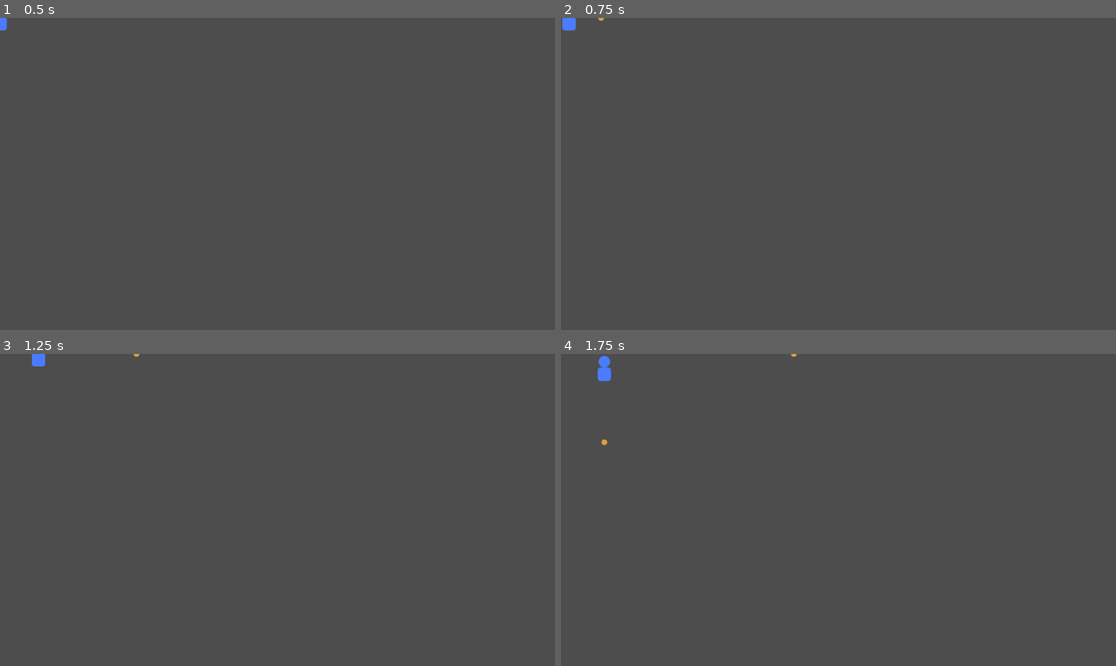
Above: before the commit, frames 1-4 (two rows, left to right).
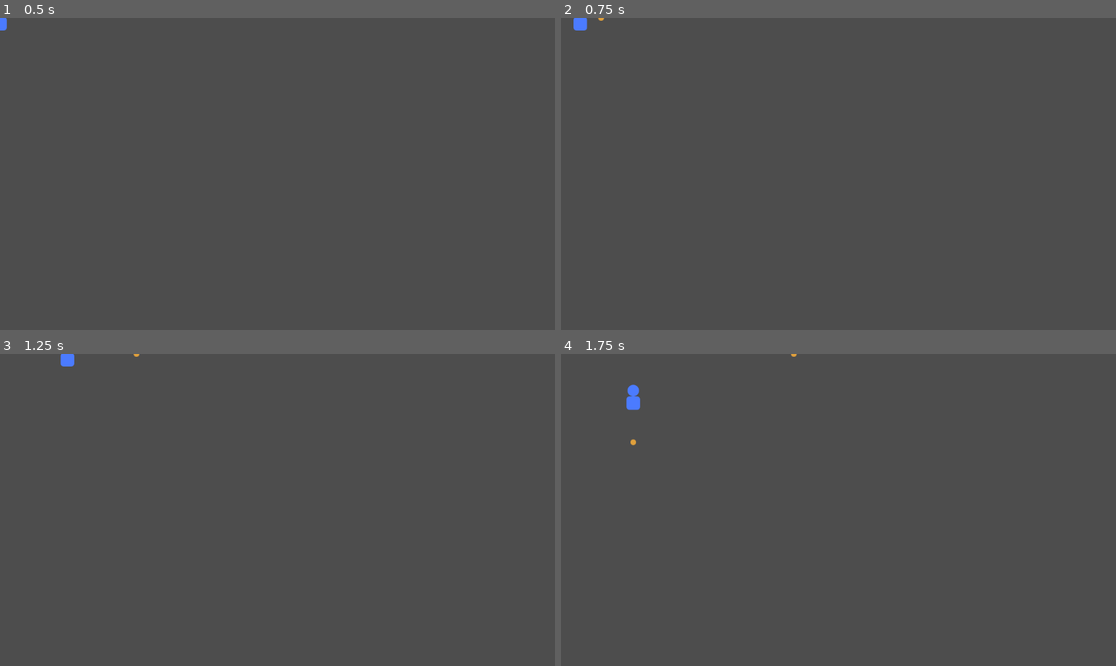
Above: after the commit, the same moments.

Repository: SOrtiz1967/Silent-Gil-Proyecto-Final
Game: Godot game, scene res://escenas/prueba.tscn
Same seed, same stepped clock (60 frames per second), same inputs: the game is played once before the commit and once after it.
Inputs:
- Up to frame 1 (0.5 s): no input
- Up to frame 2 (0.75 s): tap Enter at 0.5 s; hold D (mover_derecha) from 0.53 s (still down); tap E (disparar) at 0.6 s
- Up to frame 3 (1.25 s): keep holding D (mover_derecha)
- Up to frame 4 (1.75 s): release D (mover_derecha) at 1.28 s; hold S (mover_abajo) from 1.28 s (still down); tap E (disparar) at 1.35 s

Frame 1 is identical in both runs. In frame 2, 0.2% of the frame differs, in the area x 0-5%, y 0-5%; in frame 3, 0.2%; in frame 4, 0.4%, in the area x 6-15%, y 0-30%.

Commit message:
Permite seguir moviendose mientras se dispara
El disparo ya no frena al personaje, solo el golpe cuerpo a cuerpo lo hace.

Diff:
--- a/scripts/jugador.gd
+++ b/scripts/jugador.gd
@@ -58,8 +58,6 @@
 	temporizador_golpe.start(duracion_golpe)
 
 func disparar():
-	golpeando = true
-	temporizador_golpe.start(duracion_golpe)
 	var proyectil = Proyectil.instantiate()
 	get_parent().add_child(proyectil)
 	proyectil.global_position = global_position + direccion_mirando() * distancia_disparo
